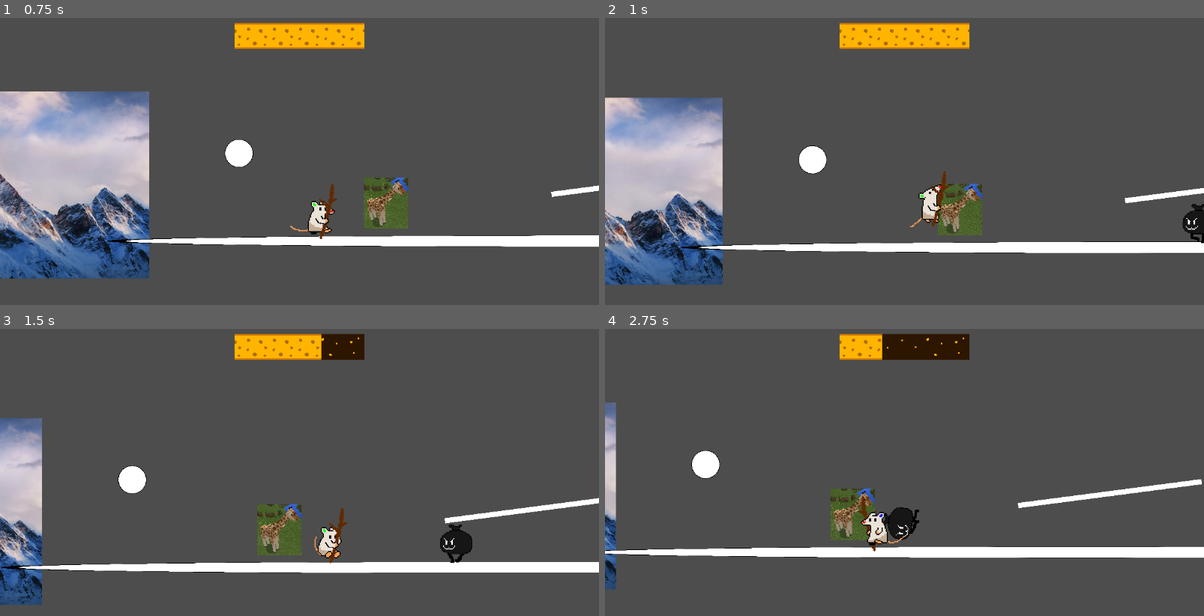
Above: before the commit, frames 1-4 (two rows, left to right).
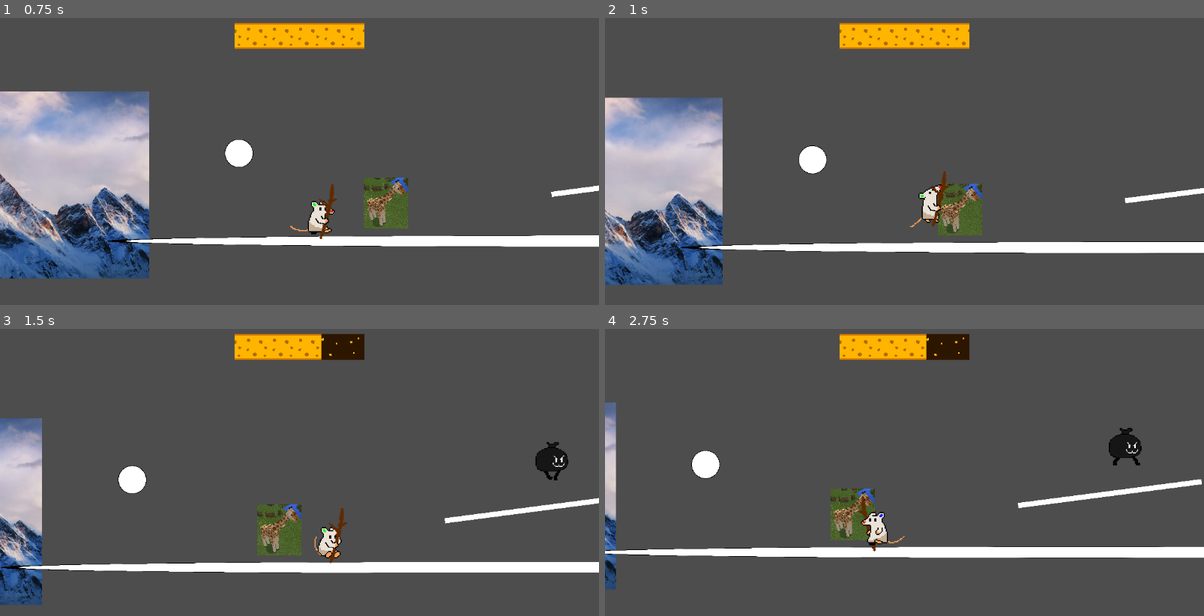
Above: after the commit, the same moments.

Repository: Jedikoops/gamejam
Game: Godot game, scene res://prefabs/guybigsticl.tscn
Two runs of this game, one before a commit and one after it. Both use one fixed random seed, a clock stepped at 60 frames per second and the inputs below.
Inputs:
- Up to frame 1 (0.75 s): hold D (move_right) from 0.53 s (still down); hold E (Interact) from 0.53 s (still down)
- Up to frame 2 (1 s): keep holding D (move_right); keep holding E (Interact); tap Space (jump) at 0.77 s
- Up to frame 3 (1.5 s): keep holding D (move_right); release E (Interact) at 1.28 s; tap E (Interact) at 1.35 s
- Up to frame 4 (2.75 s): tap Space (jump) at 1.52 s; release D (move_right) at 2.03 s; hold A (move_left) from 2.03 s (still down); hold E (Interact) from 2.03 s (still down); tap R (attack) at 2.1 s

Frame 1 is identical in both runs. In frame 2, 0.3% of the frame differs, in the area x 96-100%, y 64-79%; in frame 3, 0.9%; in frame 4, 1.6%, in the area x 46-90%, y 1-74%.

Commit message:
Dying does something now!
yippee!!!

Diff:
--- /dev/null
+++ b/DialogueSystem/Dialogues/towerDialogue.json
@@ -0,0 +1,10 @@
+{
+    "susBoi Entrance":
+    [
+        "Why hello there RGB Rat!",
+        "I don't suppose you'd be interested in helping me clean up the tower's garbage, would you?",
+        "Better yet, at the top of the tower, there's a really big block of cheese.",
+        "We're going to the moon, not because it is easy, but because it is cheese.",
+        "Right, well, on you go."
+    ]
+}
--- a/DialogueSystem/SignalBus.gd
+++ b/DialogueSystem/SignalBus.gd
@@ -3,3 +3,6 @@
 signal triggerDialogue(textKey)
 
 signal interuptDialogue
+
+signal openDoor(doorKey)
+signal closeDoor(doorKey)
--- a/UI/dialogue_player.gd
+++ b/UI/dialogue_player.gd
@@ -4,6 +4,7 @@
 
 var sceneText: Dictionary = {}
 var currentText: Array = []
+var interactable: String = ""
 var inProgress: bool = false
 
 func _ready() -> void:
@@ -26,6 +27,9 @@
 	if currentText.size() > 0:
 		show_text()
 	else:
+		print(interactable)
+		if(interactable != ""):
+			SignalBus.emit_signal("openDoor", interactable)
 		finish()
 
 func interuption():
@@ -37,7 +41,9 @@
 	$Background.visible = false
 	inProgress = false
 
-func on_display_dialog(text_key):
+func on_display_dialog(text_key, interactableKey):
+	if(interactableKey != ""):
+		interactable = interactableKey
 	if inProgress:
 		next_line()
 	else:
--- /dev/null
+++ b/UI/tower_of_garbo.tscn
@@ -0,0 +1,124 @@
+[gd_scene load_steps=18 format=3 uid="uid://btpbbon16o8hx"]
+
+[ext_resource type="Texture2D" uid="uid://gehprr0d364p" path="res://Non-pixelated images/Floor.jpg" id="1_bosin"]
+[ext_resource type="PackedScene" uid="uid://cmq5bq7ordgjr" path="res://UI/ui.tscn" id="1_sqn0o"]
+[ext_resource type="PackedScene" uid="uid://dtl24o8voaudq" path="res://UI/dialogue_player.tscn" id="2_aykru"]
+[ext_resource type="PackedScene" uid="uid://bih3ibwr3qie5" path="res://prefabs/dialogue_area.tscn" id="3_ag1ip"]
+[ext_resource type="PackedScene" uid="uid://boe08j1nsmg2b" path="res://prefabs/player_body.tscn" id="3_aykru"]
+[ext_resource type="Texture2D" uid="uid://6oc6osqrifoc" path="res://npcs/SusBoi.png" id="4_bosin"]
+[ext_resource type="PackedScene" uid="uid://dbpcmd8qrxgsn" path="res://prefabs/spawn_point_holder.tscn" id="6_dcify"]
+[ext_resource type="PackedScene" uid="uid://y61m7264um26" path="res://prefabs/doorBase.tscn" id="6_e25tj"]
+[ext_resource type="PackedScene" uid="uid://7285cgjxxqbk" path="res://prefabs/spawn_point.tscn" id="7_1i7vl"]
+[ext_resource type="Script" uid="uid://6muyfejx2agd" path="res://scripts/hurtplayer.gd" id="8_1d2dd"]
+
+[sub_resource type="RectangleShape2D" id="RectangleShape2D_e25tj"]
+size = Vector2(136, 136)
+
+[sub_resource type="AtlasTexture" id="AtlasTexture_1d2dd"]
+atlas = ExtResource("4_bosin")
+region = Rect2(0, 0, 256, 256)
+
+[sub_resource type="AtlasTexture" id="AtlasTexture_4bwmo"]
+atlas = ExtResource("4_bosin")
+region = Rect2(0, 256, 256, 256)
+
+[sub_resource type="SpriteFrames" id="SpriteFrames_dcify"]
+animations = [{
+"frames": [{
+"duration": 2.0,
+"texture": SubResource("AtlasTexture_1d2dd")
+}, {
+"duration": 2.0,
+"texture": SubResource("AtlasTexture_4bwmo")
+}],
+"loop": true,
+"name": &"Idle",
+"speed": 6.0
+}]
+
+[sub_resource type="RectangleShape2D" id="RectangleShape2D_nqlqo"]
+size = Vector2(1958, 20)
+
+[sub_resource type="RectangleShape2D" id="RectangleShape2D_ag1ip"]
+size = Vector2(20, 576)
+
+[sub_resource type="RectangleShape2D" id="RectangleShape2D_4bwmo"]
+size = Vector2(8407, 2348)
+
+[node name="TowerOfGarbo" type="Node2D"]
+
+[node name="Backgrounds" type="Node2D" parent="."]
+
+[node name="FloorOutside" type="TextureRect" parent="Backgrounds"]
+offset_left = -3212.0
+offset_top = -2495.0
+offset_right = 884.0
+offset_bottom = 577.0
+rotation = -0.0545242
+texture = ExtResource("1_bosin")
+
+[node name="UI" parent="." instance=ExtResource("1_sqn0o")]
+
+[node name="DialoguePlayer" parent="." instance=ExtResource("2_aykru")]
+sceneTextFile = "res://DialogueSystem/Dialogues/towerDialogue.json"
+
+[node name="DialogueAreas" type="Node2D" parent="."]
+
+[node name="DialogueArea" parent="DialogueAreas" instance=ExtResource("3_ag1ip")]
+position = Vector2(212, -49)
+dialogueKey = "susBoi Entrance"
+textFinishTriggerKey = "MainEntrance"
+metadata/_edit_group_ = true
+
+[node name="CollisionShape2D" parent="DialogueAreas/DialogueArea" index="0"]
+shape = SubResource("RectangleShape2D_e25tj")
+
+[node name="AnimatedSprite2D" type="AnimatedSprite2D" parent="DialogueAreas/DialogueArea"]
+position = Vector2(3, -15)
+scale = Vector2(-0.634089, 0.634089)
+sprite_frames = SubResource("SpriteFrames_dcify")
+animation = &"Idle"
+
+[node name="Map Terrain" type="StaticBody2D" parent="."]
+texture_repeat = 2
+position = Vector2(0, 28)
+
+[node name="CollisionShape2D" type="CollisionShape2D" parent="Map Terrain"]
+position = Vector2(-216, 0)
+shape = SubResource("RectangleShape2D_nqlqo")
+
+[node name="CollisionShape2D2" type="CollisionShape2D" parent="Map Terrain"]
+position = Vector2(-1208, -278)
+shape = SubResource("RectangleShape2D_ag1ip")
+
+[node name="SpawnPointHolder" parent="." instance=ExtResource("6_dcify")]
+position = Vector2(-785, -47)
+
+[node name="SpawnPoint" parent="SpawnPointHolder" instance=ExtResource("7_1i7vl")]
+position = Vector2(694, 0)
+
+[node name="DoorHolder" type="Node2D" parent="."]
+
+[node name="MainEntrance" parent="DoorHolder" instance=ExtResource("6_e25tj")]
+position = Vector2(790, -237)
+openKey = "MainEntrance"
+
+[node name="PlayerBody" parent="." node_paths=PackedStringArray("spawnPointHolder") instance=ExtResource("3_aykru")]
+position = Vector2(-678, -278)
+spawnPointHolder = NodePath("../SpawnPointHolder")
+MAX_HEALTH = 10
+
+[node name="OutofBoundsKillBox" type="Area2D" parent="."]
+position = Vector2(0, 1000)
+script = ExtResource("8_1d2dd")
+damage = 9999
+metadata/_custom_type_script = "uid://6muyfejx2agd"
+metadata/_edit_group_ = true
+
+[node name="CollisionShape2D" type="CollisionShape2D" parent="OutofBoundsKillBox"]
+position = Vector2(-108.5, 804)
+shape = SubResource("RectangleShape2D_4bwmo")
+
+[connection signal="body_entered" from="OutofBoundsKillBox" to="OutofBoundsKillBox" method="_on_body_entered"]
+
+[editable path="DialogueAreas/DialogueArea"]
--- a/prefabs/dialogue_area.gd
+++ b/prefabs/dialogue_area.gd
@@ -1,12 +1,12 @@
 extends Area2D
 
 @export var dialogueKey = ""
+@export var textFinishTriggerKey: String = ""
 var triggerReady = false
-
 
 func _input(event: InputEvent) -> void:
 	if triggerReady and event.is_action_pressed("Interact"):
-		SignalBus.emit_signal("triggerDialogue", dialogueKey)
+		SignalBus.emit_signal("triggerDialogue", dialogueKey, textFinishTriggerKey)
 
 
 func _on_area_entered(area: Area2D) -> void:
--- /dev/null
+++ b/prefabs/door.gd
@@ -0,0 +1,11 @@
+extends StaticBody2D
+
+@export var openKey: String = "NO_KEY"
+
+func _ready() -> void:
+	SignalBus.connect("openDoor", Callable(self, "openSelf"))
+
+func openSelf(interactableKey):
+	if interactableKey == openKey:
+		$CollisionShape2D.disabled = true
+		$TextureRect.visible = false
--- /dev/null
+++ b/prefabs/doorBase.tscn
@@ -0,0 +1,28 @@
+[gd_scene load_steps=4 format=3 uid="uid://y61m7264um26"]
+
+[ext_resource type="Script" uid="uid://b71v2o67hcxxq" path="res://prefabs/door.gd" id="1_n2y1o"]
+[ext_resource type="Texture2D" uid="uid://b1dnepatqh75q" path="res://pixelated images/DoubleDoorsClosed.png" id="2_54wtr"]
+
+[sub_resource type="RectangleShape2D" id="RectangleShape2D_hqfv7"]
+size = Vector2(136, 475)
+
+[node name="Door" type="StaticBody2D"]
+script = ExtResource("1_n2y1o")
+
+[node name="CollisionShape2D" type="CollisionShape2D" parent="."]
+position = Vector2(0, 17.5)
+shape = SubResource("RectangleShape2D_hqfv7")
+
+[node name="TextureRect" type="TextureRect" parent="."]
+anchors_preset = 8
+anchor_left = 0.5
+anchor_top = 0.5
+anchor_right = 0.5
+anchor_bottom = 0.5
+offset_left = -128.0
+offset_top = -256.0
+offset_right = 128.0
+offset_bottom = 256.0
+grow_horizontal = 2
+grow_vertical = 2
+texture = ExtResource("2_54wtr")
--- a/prefabs/guybigsticl.tscn
+++ b/prefabs/guybigsticl.tscn
@@ -9,8 +9,8 @@
 [ext_resource type="AudioStream" uid="uid://ptj4k3es8qp4" path="res://bonksf.mp3" id="5_ic1wf"]
 [ext_resource type="PackedScene" uid="uid://boe08j1nsmg2b" path="res://prefabs/player_body.tscn" id="6_r405y"]
 [ext_resource type="Script" uid="uid://cxovqajwuebwv" path="res://scripts/reactive_text.gd" id="7_tl8b1"]
-[ext_resource type="Script" uid="uid://betl1i82l8ml7" path="res://scripts/enemy_hurt_component.gd" id="8_r405y"]
-[ext_resource type="Script" uid="uid://dpxqhvq5ks8de" path="res://scripts/trashbag.gd" id="10_ic1wf"]
+[ext_resource type="Script" path="res://scripts/enemy_hurt_component.gd" id="8_r405y"]
+[ext_resource type="Script" path="res://garbage can/trashbag.gd" id="10_ic1wf"]
 [ext_resource type="Texture2D" uid="uid://da330djd8oj53" path="res://garbage can/GarbageWalk.png" id="12_r405y"]
 [ext_resource type="Texture2D" uid="uid://bdehydvkncvnj" path="res://garbage can/GarbageAttackSet.png" id="13_tl8b1"]
 [ext_resource type="Texture2D" uid="uid://c5nwdt6ffoeca" path="res://cheese.png" id="14_nrrmd"]
@@ -222,6 +222,31 @@
 [sub_resource type="RectangleShape2D" id="RectangleShape2D_r405y"]
 size = Vector2(240, 72)
 
+[sub_resource type="Animation" id="Animation_5kmqt"]
+length = 0.001
+tracks/0/type = "bezier"
+tracks/0/imported = false
+tracks/0/enabled = true
+tracks/0/path = NodePath("Cheese:position:x")
+tracks/0/interp = 1
+tracks/0/loop_wrap = true
+tracks/0/keys = {
+"handle_modes": PackedInt32Array(0),
+"points": PackedFloat32Array(0, -0.25, 0, 0.25, 0),
+"times": PackedFloat32Array(0)
+}
+tracks/1/type = "bezier"
+tracks/1/imported = false
+tracks/1/enabled = true
+tracks/1/path = NodePath("Cheese:position:y")
+tracks/1/interp = 1
+tracks/1/loop_wrap = true
+tracks/1/keys = {
+"handle_modes": PackedInt32Array(0),
+"points": PackedFloat32Array(0, -0.25, 0, 0.25, 0),
+"times": PackedFloat32Array(0)
+}
+
 [sub_resource type="Animation" id="Animation_nrrmd"]
 resource_name = "hover"
 tracks/0/type = "bezier"
@@ -247,31 +272,6 @@
 "times": PackedFloat32Array(0, 0.5, 1)
 }
 
-[sub_resource type="Animation" id="Animation_5kmqt"]
-length = 0.001
-tracks/0/type = "bezier"
-tracks/0/imported = false
-tracks/0/enabled = true
-tracks/0/path = NodePath("Cheese:position:x")
-tracks/0/interp = 1
-tracks/0/loop_wrap = true
-tracks/0/keys = {
-"handle_modes": PackedInt32Array(0),
-"points": PackedFloat32Array(0, -0.25, 0, 0.25, 0),
-"times": PackedFloat32Array(0)
-}
-tracks/1/type = "bezier"
-tracks/1/imported = false
-tracks/1/enabled = true
-tracks/1/path = NodePath("Cheese:position:y")
-tracks/1/interp = 1
-tracks/1/loop_wrap = true
-tracks/1/keys = {
-"handle_modes": PackedInt32Array(0),
-"points": PackedFloat32Array(0, -0.25, 0, 0.25, 0),
-"times": PackedFloat32Array(0)
-}
-
 [sub_resource type="AnimationLibrary" id="AnimationLibrary_5kmqt"]
 _data = {
 &"RESET": SubResource("Animation_5kmqt"),
@@ -344,7 +344,6 @@
 stream = ExtResource("5_ic1wf")
 script = ExtResource("8_r405y")
 anim = NodePath("../AnimGiraffe")
-metadata/_custom_type_script = "uid://betl1i82l8ml7"
 
 [node name="PlayerBody" parent="." instance=ExtResource("6_r405y")]
 position = Vector2(284, 274)
@@ -419,7 +418,6 @@
 [node name="enemy_hurt" type="AudioStreamPlayer" parent="GarbageEnemy/GarbageBag"]
 stream = ExtResource("5_ic1wf")
 script = ExtResource("8_r405y")
-metadata/_custom_type_script = "uid://betl1i82l8ml7"
 
 [node name="detect_player" type="Area2D" parent="GarbageEnemy/GarbageBag"]
 position = Vector2(1, -23)
--- /dev/null
+++ b/prefabs/spawn_point.tscn
@@ -0,0 +1,91 @@
+[gd_scene load_steps=12 format=3 uid="uid://7285cgjxxqbk"]
+
+[ext_resource type="Script" uid="uid://x8thw5osxxsu" path="res://spawn_point.gd" id="1_hqf7f"]
+[ext_resource type="Texture2D" uid="uid://bb3qr0i2yap0s" path="res://pixelated images/CursorRespawn.png" id="2_llolk"]
+
+[sub_resource type="RectangleShape2D" id="RectangleShape2D_bt32y"]
+size = Vector2(164, 128)
+
+[sub_resource type="AtlasTexture" id="AtlasTexture_1bdv0"]
+atlas = ExtResource("2_llolk")
+region = Rect2(256, 512, 256, 256)
+
+[sub_resource type="AtlasTexture" id="AtlasTexture_dpv1h"]
+atlas = ExtResource("2_llolk")
+region = Rect2(256, 0, 256, 256)
+
+[sub_resource type="AtlasTexture" id="AtlasTexture_accxa"]
+atlas = ExtResource("2_llolk")
+region = Rect2(0, 256, 256, 256)
+
+[sub_resource type="AtlasTexture" id="AtlasTexture_tkb5e"]
+atlas = ExtResource("2_llolk")
+region = Rect2(256, 256, 256, 256)
+
+[sub_resource type="AtlasTexture" id="AtlasTexture_pkfon"]
+atlas = ExtResource("2_llolk")
+region = Rect2(0, 512, 256, 256)
+
+[sub_resource type="AtlasTexture" id="AtlasTexture_mt387"]
+atlas = ExtResource("2_llolk")
+region = Rect2(256, 512, 256, 256)
+
+[sub_resource type="AtlasTexture" id="AtlasTexture_yf26w"]
+atlas = ExtResource("2_llolk")
+region = Rect2(0, 0, 256, 256)
+
+[sub_resource type="SpriteFrames" id="SpriteFrames_5y5d7"]
+animations = [{
+"frames": [{
+"duration": 1.0,
+"texture": SubResource("AtlasTexture_1bdv0")
+}],
+"loop": true,
+"name": &"Activated",
+"speed": 5.0
+}, {
+"frames": [{
+"duration": 1.0,
+"texture": SubResource("AtlasTexture_dpv1h")
+}, {
+"duration": 1.0,
+"texture": SubResource("AtlasTexture_accxa")
+}, {
+"duration": 1.0,
+"texture": SubResource("AtlasTexture_tkb5e")
+}, {
+"duration": 1.0,
+"texture": SubResource("AtlasTexture_pkfon")
+}, {
+"duration": 1.0,
+"texture": SubResource("AtlasTexture_mt387")
+}],
+"loop": false,
+"name": &"Activating",
+"speed": 5.0
+}, {
+"frames": [{
+"duration": 1.0,
+"texture": SubResource("AtlasTexture_yf26w")
+}],
+"loop": true,
+"name": &"Deactivated",
+"speed": 5.0
+}]
+
+[node name="SpawnPoint" type="Area2D"]
+collision_layer = 0
+collision_mask = 128
+script = ExtResource("1_hqf7f")
+
+[node name="CollisionShape2D" type="CollisionShape2D" parent="."]
+shape = SubResource("RectangleShape2D_bt32y")
+
+[node name="AnimatedSprite2D" type="AnimatedSprite2D" parent="."]
+scale = Vector2(0.5, 0.5)
+sprite_frames = SubResource("SpriteFrames_5y5d7")
+animation = &"Activated"
+
+[connection signal="area_entered" from="." to="." method="_on_area_entered"]
+[connection signal="area_exited" from="." to="." method="_on_area_exited"]
+[connection signal="animation_finished" from="AnimatedSprite2D" to="." method="_on_animated_sprite_2d_animation_finished"]
--- /dev/null
+++ b/prefabs/spawn_point_holder.tscn
@@ -0,0 +1,9 @@
+[gd_scene load_steps=3 format=3 uid="uid://dbpcmd8qrxgsn"]
+
+[ext_resource type="Script" uid="uid://bt7dw7jfx7d5t" path="res://spawn_point_holder.gd" id="1_a8ust"]
+[ext_resource type="PackedScene" uid="uid://7285cgjxxqbk" path="res://prefabs/spawn_point.tscn" id="2_j7l4u"]
+
+[node name="SpawnPointHolder" type="Node2D"]
+script = ExtResource("1_a8ust")
+
+[node name="StartPoint" parent="." instance=ExtResource("2_j7l4u")]
--- a/scripts/player_body.gd
+++ b/scripts/player_body.gd
@@ -8,6 +8,8 @@
 @onready var anim_mouse: AnimatedSprite2D = $PlayerAnchor/AnimMouse
 @onready var shoulder: Node2D = $PlayerAnchor/Shoulder
 @onready var weapon_sprite: AnimatedSprite2D = $PlayerAnchor/Shoulder/WeaponAnchor/WeaponSprite
+
+@export var spawnPointHolder: Node2D
 
 #MOVEMENT VARIABLES
 var right
@@ -157,6 +159,8 @@
 	set_health(health - value)
 
 func _on_player_dead() -> void:
+	global_position = spawnPointHolder.getSpawnPos()
+	set_health(MAX_HEALTH)
 	print("i am dead")
 
 
--- /dev/null
+++ b/spawn_point.gd
@@ -0,0 +1,14 @@
+extends Area2D
+
+func _ready() -> void:
+	$AnimatedSprite2D.play("Deactivated")
+
+func _on_area_entered(area: Area2D) -> void:
+	$AnimatedSprite2D.play("Activating")
+	get_parent().setSpawn(self)
+
+func _on_animated_sprite_2d_animation_finished() -> void:
+	$AnimatedSprite2D.play("Activated")
+
+func deactivate():
+	$AnimatedSprite2D.play("Deactivated")
--- /dev/null
+++ b/spawn_point_holder.gd
@@ -0,0 +1,9 @@
+extends Node2D
+
+@onready var spawnPoint: Area2D = $StartPoint
+
+func getSpawnPos():
+	return spawnPoint.global_position
+func setSpawn(newSpawn):
+	spawnPoint.deactivate()
+	spawnPoint = newSpawn
Not shown, added: Non-pixelated images/Floor.jpg.import
Binary file added: npcs/SusBoi.png
Not shown, added: npcs/SusBoi.png.import
Binary file added: pixelated images/CursorRespawn.png
Not shown, added: pixelated images/CursorRespawn.png.import
Binary file added: pixelated images/DoubleDoorsClosed.png
Not shown, added: pixelated images/DoubleDoorsClosed.png.import
Not shown, added: prefabs/door.gd.uid
Not shown, added: spawn_point.gd.uid
Not shown, added: spawn_point_holder.gd.uid
Not shown, added: Non-pixelated images/Floor.jpg
